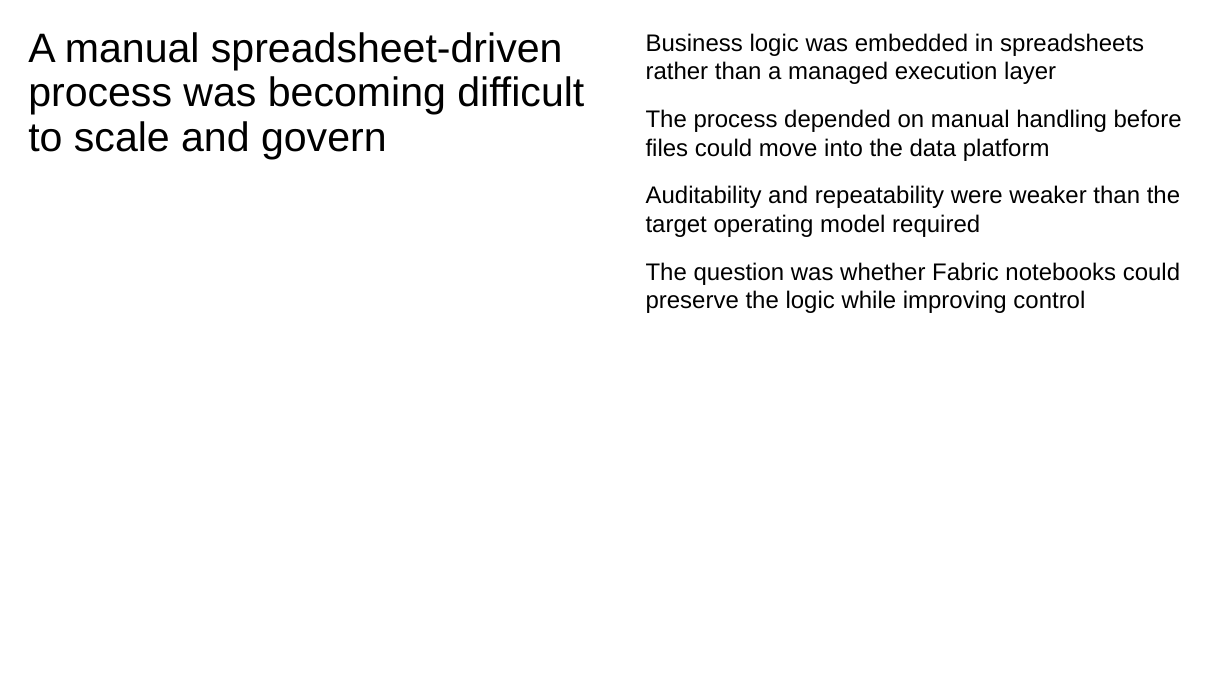
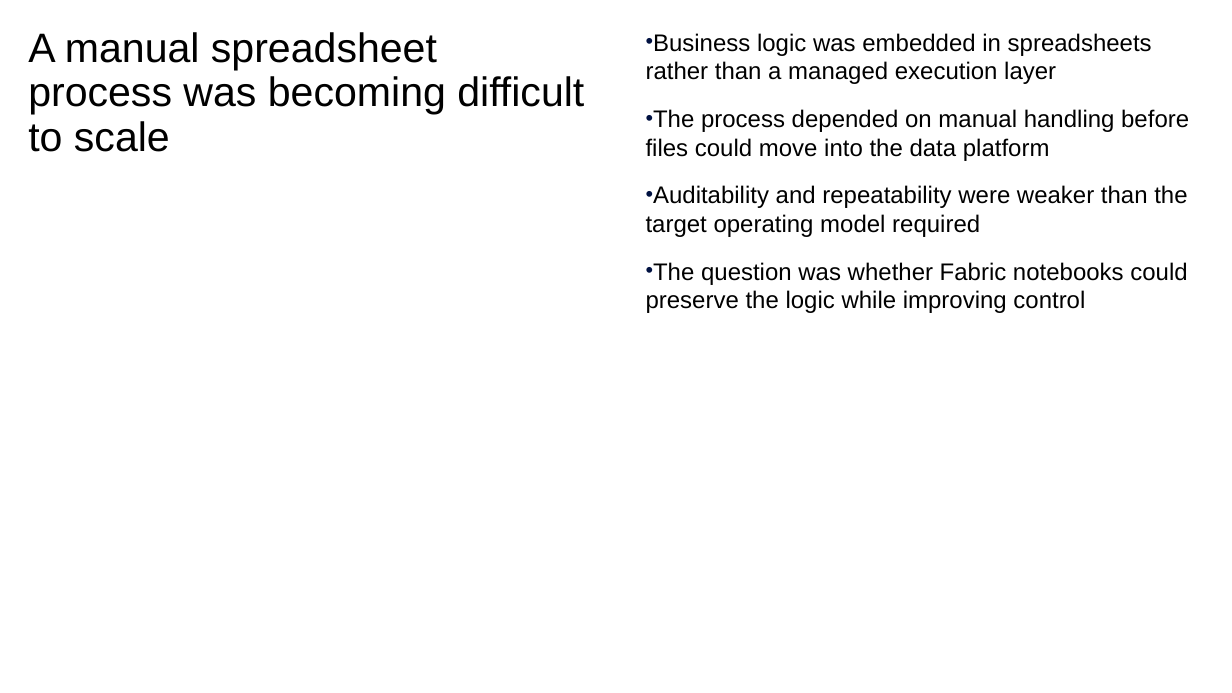
Before and after one commit to davidrrowley/PowerPointAutoGen, a slide deck: slide 2 of scripts/PowerPoint Slide Inventory Script/ibm_yaml_test_v6.pptx. Drawn at 1232x693 pixels with LibreOffice and Linux fonts; fonts in the diff are those of the drawing. Boxes give left, top, right and bottom in pixels: in the first picture for what was removed or moved away, otherwise in the second. Text is boxed around its words. In the diff, an @@ line names an element or a change of style, - is before the commit and + after.

```diff
--- a/scripts/PowerPoint Slide Inventory Script/ibm_yaml_test_v6.pptx
+++ b/scripts/PowerPoint Slide Inventory Script/ibm_yaml_test_v6.pptx
@@ text "Business logic was embedded in ..." at (646,33,1189,313): bullet none to • @@
@@ title at (28,32,584,152): text changed @@
-A manual spreadsheet-driven process was becoming difficult to scale and govern
+A manual spreadsheet process was becoming difficult to scale
```
Also in this commit, not shown: 9 other slides changed, 5 other files.
